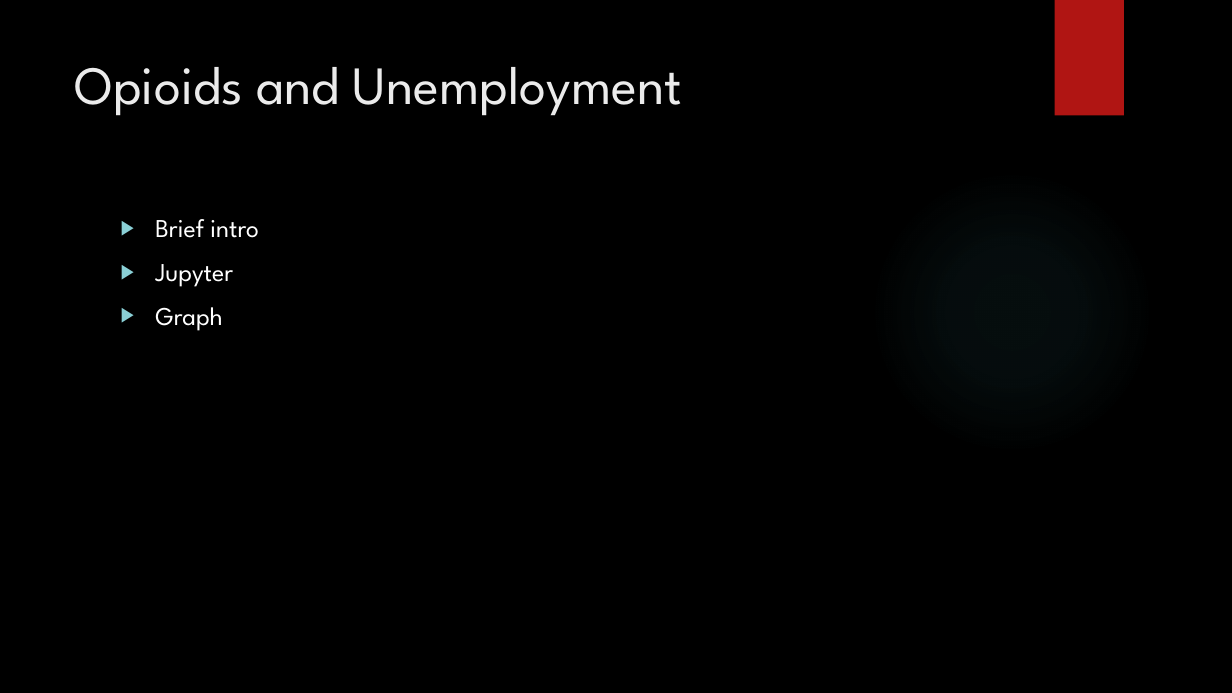
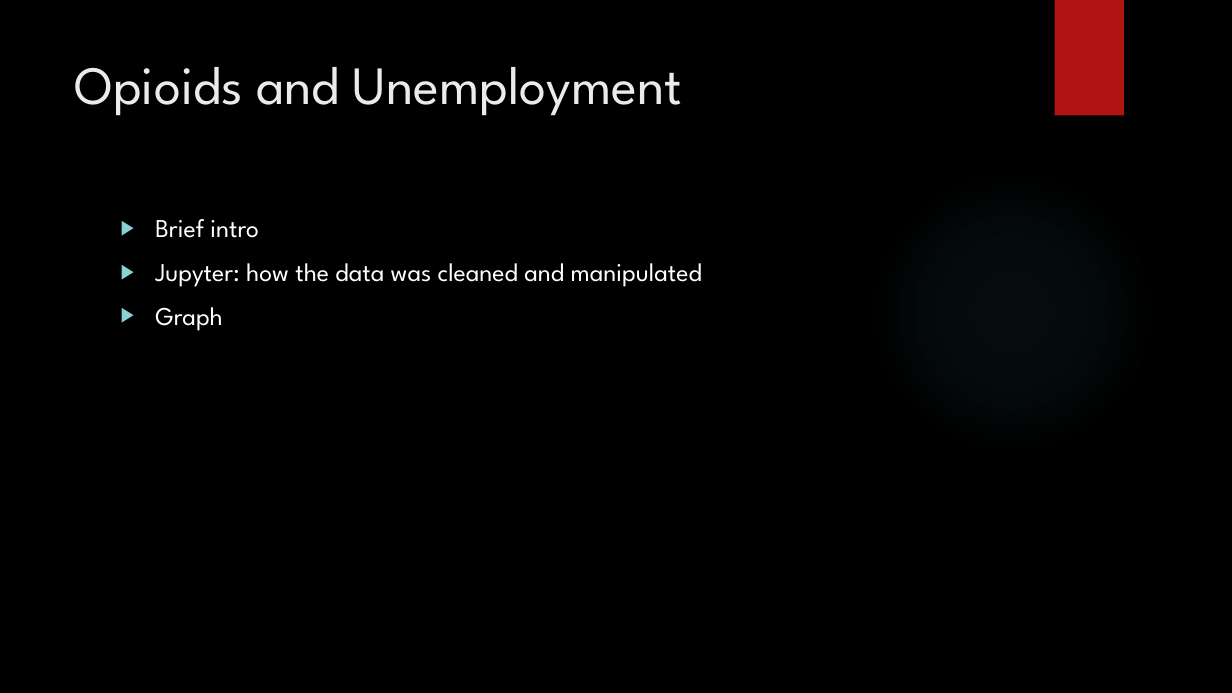
Before and after one commit to GregPoppe/opioid_project, a slide deck: slide 11 of Opioid_Crisis.pptx (slide 10 before the commit). Drawn at 1232x693 pixels with LibreOffice and Linux fonts; fonts in the diff are those of the drawing; background and template pictures are left out. Boxes give left, top, right and bottom in pixels: in the first picture for what was removed or moved away, otherwise in the second. Text is boxed around its words. In the diff, an @@ line names an element or a change of style, - is before the commit and + after.

```diff
--- a/Opioid_Crisis.pptx
+++ b/Opioid_Crisis.pptx
@@ text at (155, 263, 702, 287): text changed @@
-▶ Jupyter
+▶ Jupyter: how the data was cleaned and manipulated
```
Also in this commit, not shown: 5 other slides changed, 6 slides added.
